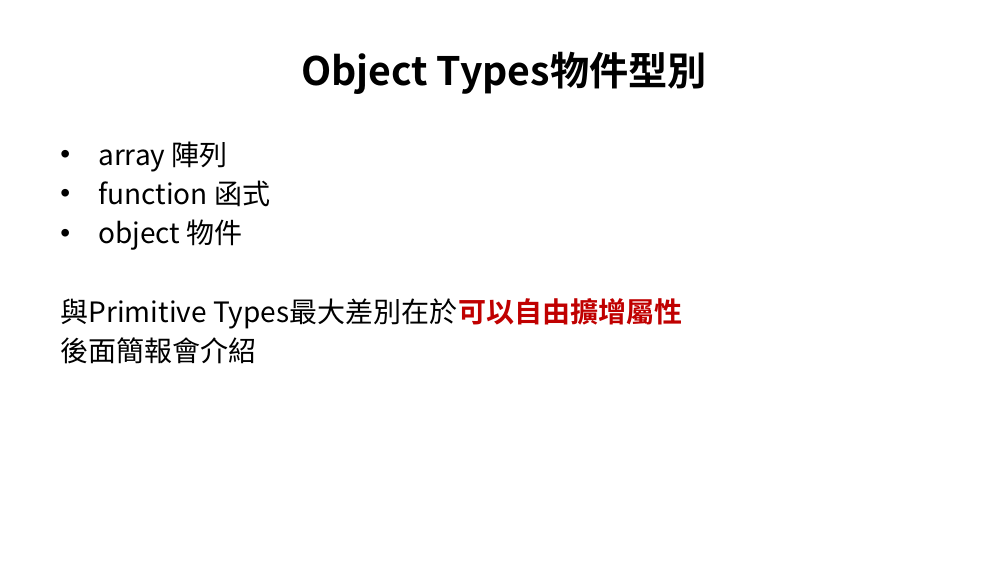
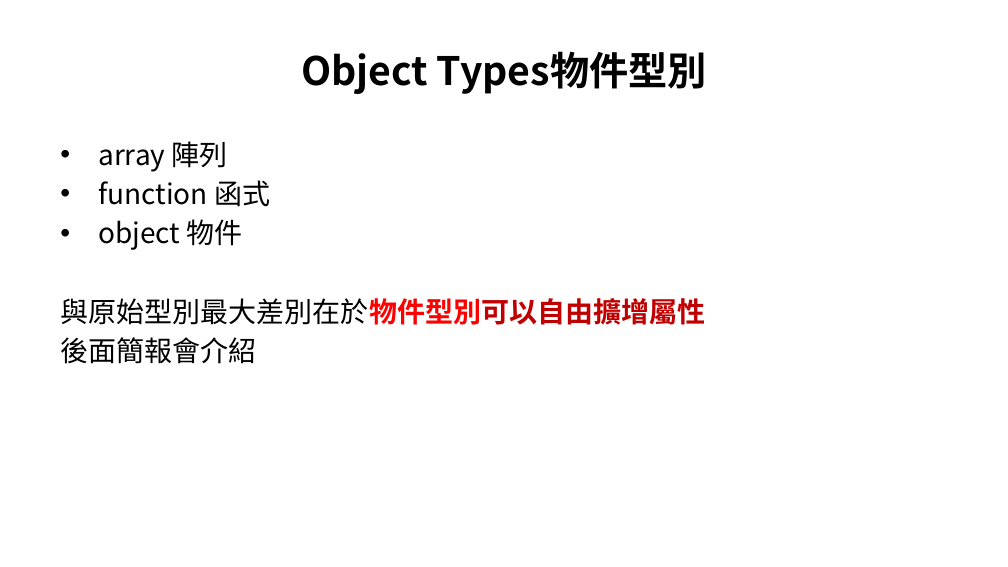
Before and after one commit to allen8101070/JavaScript-PPT, a slide deck: slide 22 of javaScript.pptx (slide 23 before the commit). Drawn at 1008x567 pixels with LibreOffice and Linux fonts; fonts in the diff are those of the drawing. Boxes give left, top, right and bottom in pixels: in the first picture for what was removed or moved away, otherwise in the second. Text is boxed around its words. In the diff, an @@ line names an element or a change of style, - is before the commit and + after.

```diff
--- a/javaScript.pptx
+++ b/javaScript.pptx
@@ text at <box>60,298,705,325</box>: text changed; bold on @@
-與Primitive Types最大差別在於可以自由擴增屬性
+與原始型別最大差別在於物件型別可以自由擴增屬性
```
Also in this commit, not shown: 12 other slides changed, 6 slides added, 4 slides removed.
